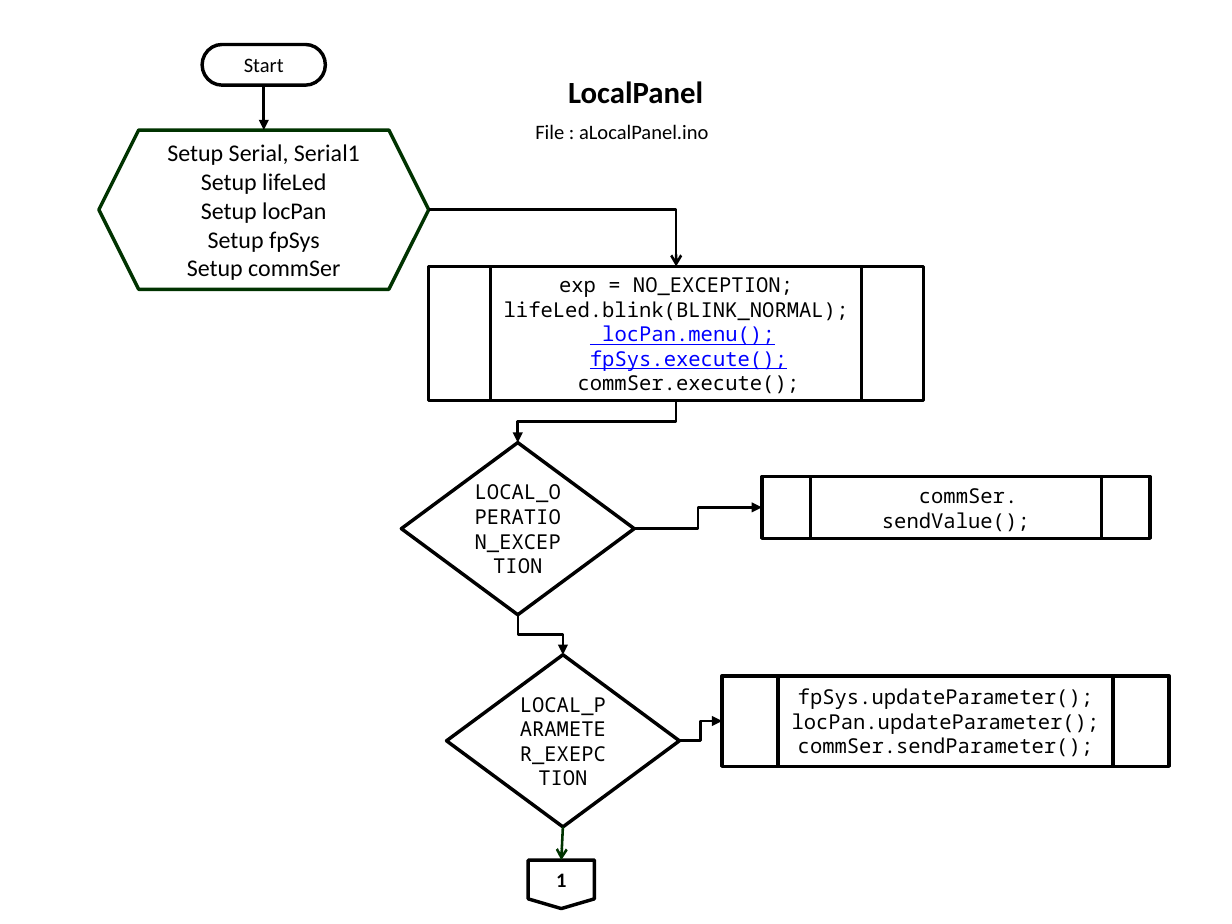
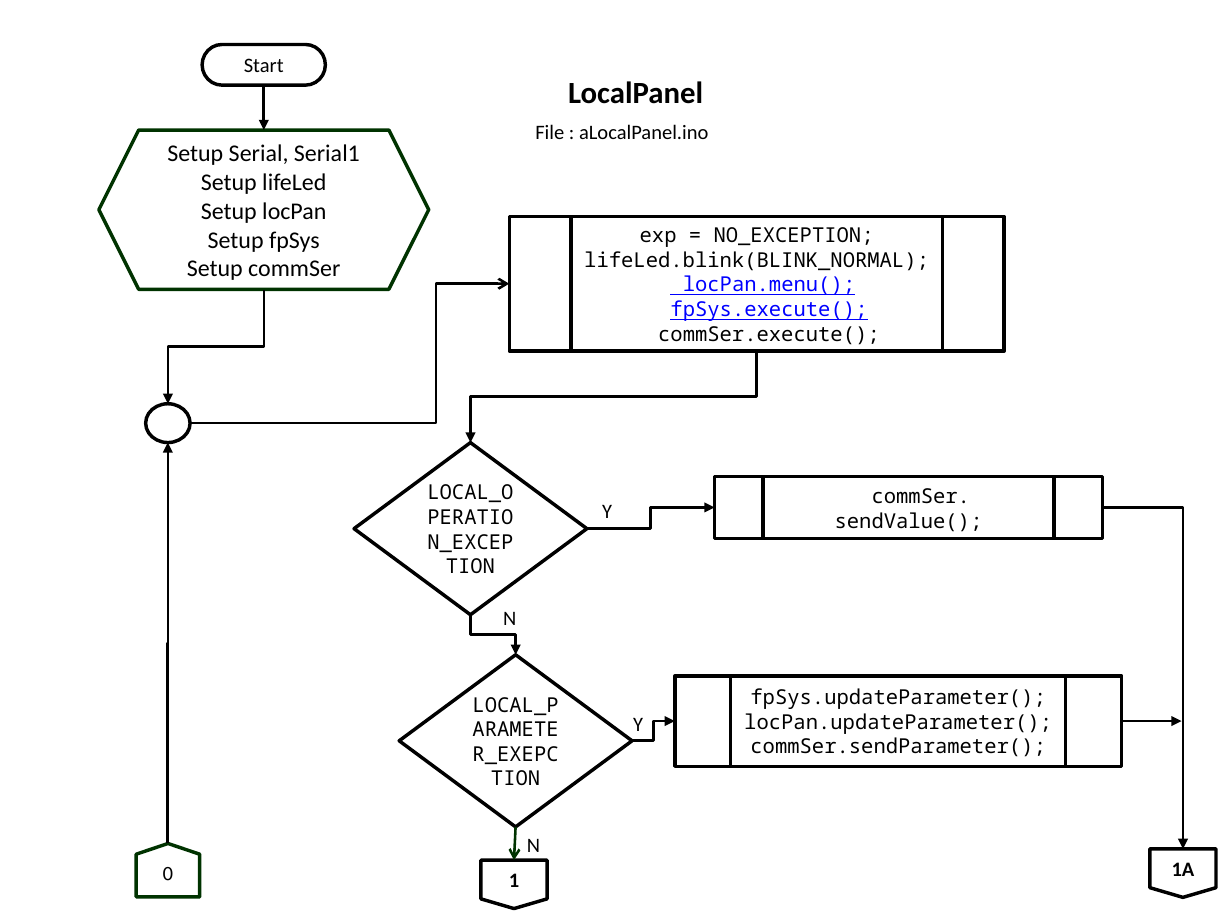
Before and after one commit to slametsampon/WFPS, a slide deck: slide 4 of resources/WFPS.pptx. Drawn at 1232x924 pixels with LibreOffice and Linux fonts; fonts in the diff are those of the drawing; background and template pictures are left out. Boxes give left, top, right and bottom in pixels: in the first picture for what was removed or moved away, otherwise in the second. Text is boxed around its words. In the diff, an @@ line names an element or a change of style, - is before the commit and + after.

```diff
--- a/resources/WFPS.pptx
+++ b/resources/WFPS.pptx
@@ flow chart predefined process "exp = NO_EXCEPTION;": place and size @@
-flow chart predefined process "exp = NO_EXCEPTION;" at (429,266,924,400)
+flow chart predefined process "exp = NO_EXCEPTION;" at (509,217,1004,351)
@@ elbow arrow added from (264, 290) to (168, 404), #000000 1.5 pt @@
@@ elbow arrow moved from (429, 209) - (676, 266) to (190, 424) - (509, 283) @@
@@ elbow arrow moved from (676, 400) - (517, 442) to (756, 351) - (471, 442) @@
@@ ellipse added at (145,404,190,442), outline #000000 2 pt @@
@@ elbow arrow added from (168, 844) to (168, 442), #000000 1.5 pt @@
@@ text added at (602,505,612,518), 12 pt, text #000000 @@
+Y
@@ elbow arrow added from (1103, 508) to (1183, 849), #000000 1.5 pt @@
@@ 2 flow chart predefined processes, 2 elbow arrows, 1 diamond: place and size @@
-2 flow chart predefined processes, 2 elbow arrows, 1 diamond at (446,477,1169,827)
+2 flow chart predefined processes, 2 elbow arrows, 1 diamond at (399,477,1122,827)
@@ text added at (503,612,516,625), 12 pt, text #000000 @@
+N
@@ text added at (633,718,643,731), 12 pt, text #000000 @@
+Y
@@ arrow added from (1121, 721) to (1181, 721), #000000 1.5 pt @@
@@ 1 diamond, 1 flow chart offpage connector, 1 elbow arrow, 1 arrow: place and size @@
-1 diamond, 1 flow chart offpage connector, 1 elbow arrow, 1 arrow at (402,442,761,908)
+1 diamond, 1 flow chart offpage connector, 1 elbow arrow, 1 arrow at (354,442,715,908)
@@ text added at (527,839,540,852), 12 pt, text #000000 @@
+N
@@ flow chart offpage connector added at (137,844,201,897), outline #003300 2 pt, 12 pt, text #000000 @@
+0
@@ flow chart offpage connector added at (1149,849,1216,897), outline #000000 2 pt, 12 pt, text #000000, bold @@
+1A
```
Also in this commit, not shown: 14 other slides changed.
